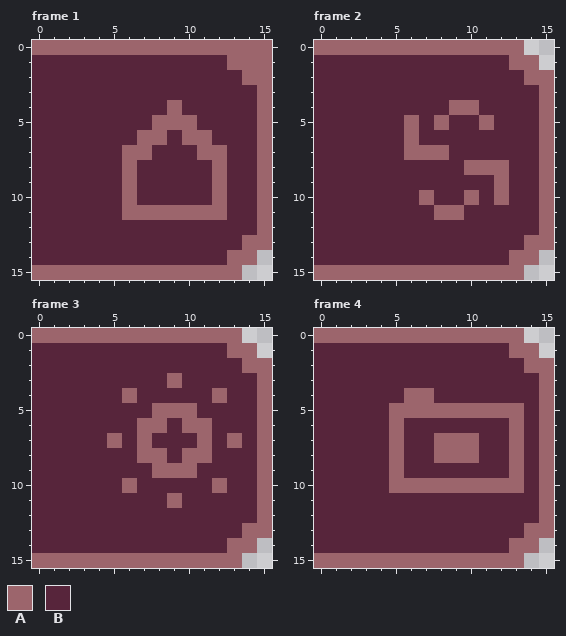
A pixel-art file gets an edit: AsepriteRaw/menuButtons.aseprite. The picture above was drawn from the file before the commit.
16x16 pixels, 4 frames. Shown: frame 1, frame 2, frame 3, frame 4. The commit also changed other frames, which this record leaves out.
Palette (. is transparent): A #9c656c  B #57253b
After:
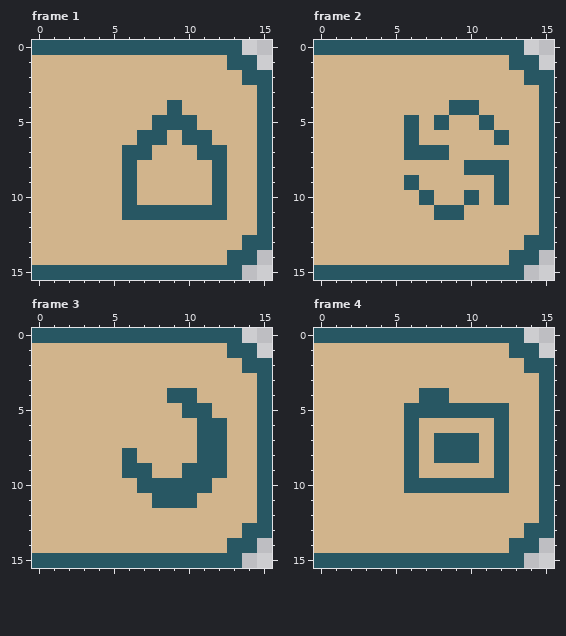
The edit:
layer "Layer 2" now hidden
colour A: #9c656c -> #285763
colour B: #57253b -> #d1b48c
Changed rows in their new state; - is a pixel that keeps its letter.
Frame 1:
first column x 14:
 0 ..
 1 -.
Frame 2:
first column x 6:
 6 ------A
 9 A------
Frame 3:
first column x 5:
 3 ----B----
 4 -B--AA-B-
 5 ---BB-A--
 6 --BB-B-A-
 7 B-B----AB
 8 -ABB-B-A-
 9 -AABB-AA-
10 -BAAAAAB-
11 ---A-A---
Frame 4:
first column x 5:
 4 -B-A-----
 5 B-------B
 6 BA-----AB
 7 BA-----AB
 8 BA-----AB
 9 BA-----AB
10 B-------B
